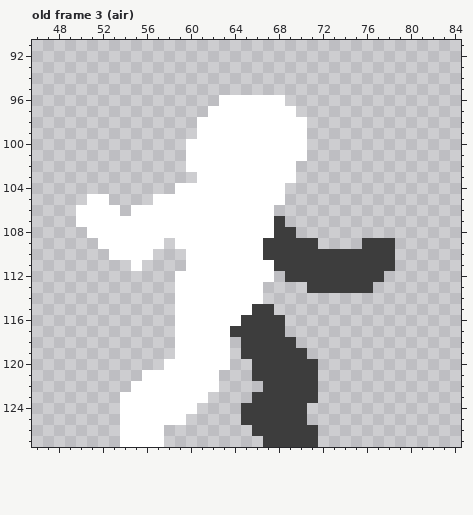
Pixel-art file -- src/Unity/Fighters/Assets/Art/Sprites/Animations/secondNormals.aseprite. The first picture shows the starting point.
128x128 pixels, 23 frames. Shown: old frame 3 (air): x 46..84, y 91..127. The commit also changed other frames, which this record leaves out.
The same view after the edit:
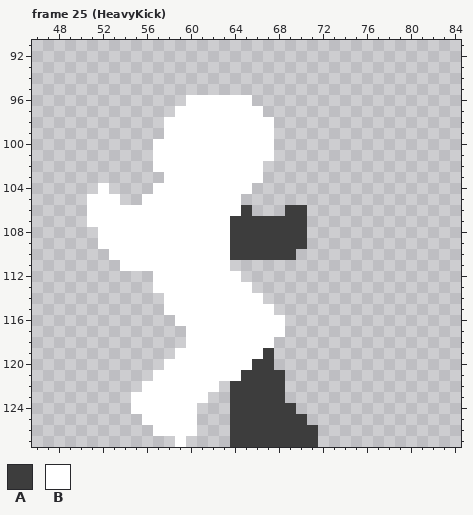
Palette (. is transparent): A #3d3d3d  B #ffffff
A new or re-ordered frame is compared with the old frame closest to it.
From old to new:
frames 23 -> 44
Frame 25 (HeavyKick) is new; against old frame 3 (air), layer "Layer 1":
The author put colour A in rows 106 to 107 at x 69 to 70; in row 108 at x 70; in row 121 at x 65; in row 122 at x 64 to 66; in row 123 at x 64 to 65; in rows 124 to 125 at x 64.
The author put colour A in row 126 at x 64 to 65; in row 127 at x 64 to 66.
Colour B becomes colour A in row 106 at x 65; in rows 107 to 108 at x 64 to 67; in rows 109 to 110 at x 64 to 66.
The author put colour B in row 96 at x 60 to 62; in row 97 at x 59 to 61; in rows 98 to 99 at x 58 to 60; in rows 100 to 102 at x 57 to 59; in row 103 at x 58 to 60; in row 104 at x 52 and 57 to 58.
The author put colour B in row 105 at x 53 and 56; in row 106 at x 54; in row 109 at x 58; in row 110 at x 57 to 59; in row 111 at x 54 and 56 to 59; in rows 112 to 113 at x 57 to 58.
The author put colour B in rows 114 to 115 at x 58; in rows 118 to 119 at x 64; in row 120 at x 64 to 65; in row 121 at x 63 to 64; in row 125 at x 60; in row 126 at x 58 to 60.
The author put colour B in row 127 at x 59.
Colour A becomes colour B in row 115 at x 66 to 67; in row 116 at x 65 to 68; in row 117 at x 64 to 68; in row 118 at x 65 to 67; in row 119 at x 65 to 66.
Colour A is removed in row 109 at x 71 and 76 to 78; in row 110 at x 70 to 78; in row 111 at x 68 to 78; in row 112 at x 69 to 77; in row 113 at x 71 to 76; in row 118 at x 68 to 69.
Colour A is removed in row 119 at x 68 to 70; in row 120 at x 68 to 71; in rows 121 to 123 at x 69 to 71; in row 124 at x 70.
Colour B is removed in row 96 at x 66 to 68; in row 97 at x 67 to 69; in rows 98 to 101 at x 68 to 70; in rows 102 to 103 at x 67 to 69; in row 104 at x 66 to 68; in row 105 at x 65 to 68.
Colour B is removed in row 106 at x 50 and 66 to 67; in row 107 at x 50; in row 108 at x 51; in row 111 at x 64 to 67; in row 112 at x 65 to 67; in row 113 at x 66.
Colour B is removed in rows 117 to 118 at x 59; in row 121 at x 56; in row 122 at x 55; in rows 123 to 124 at x 54; in row 125 at x 54 to 55; in row 126 at x 54 to 56.
Colour B is removed in row 127 at x 54 to 57.
